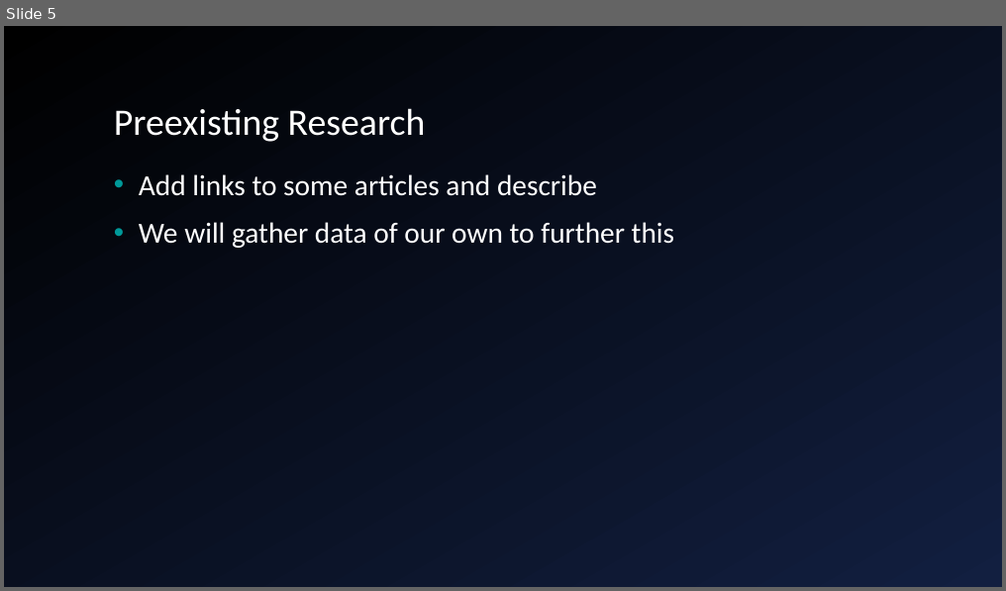
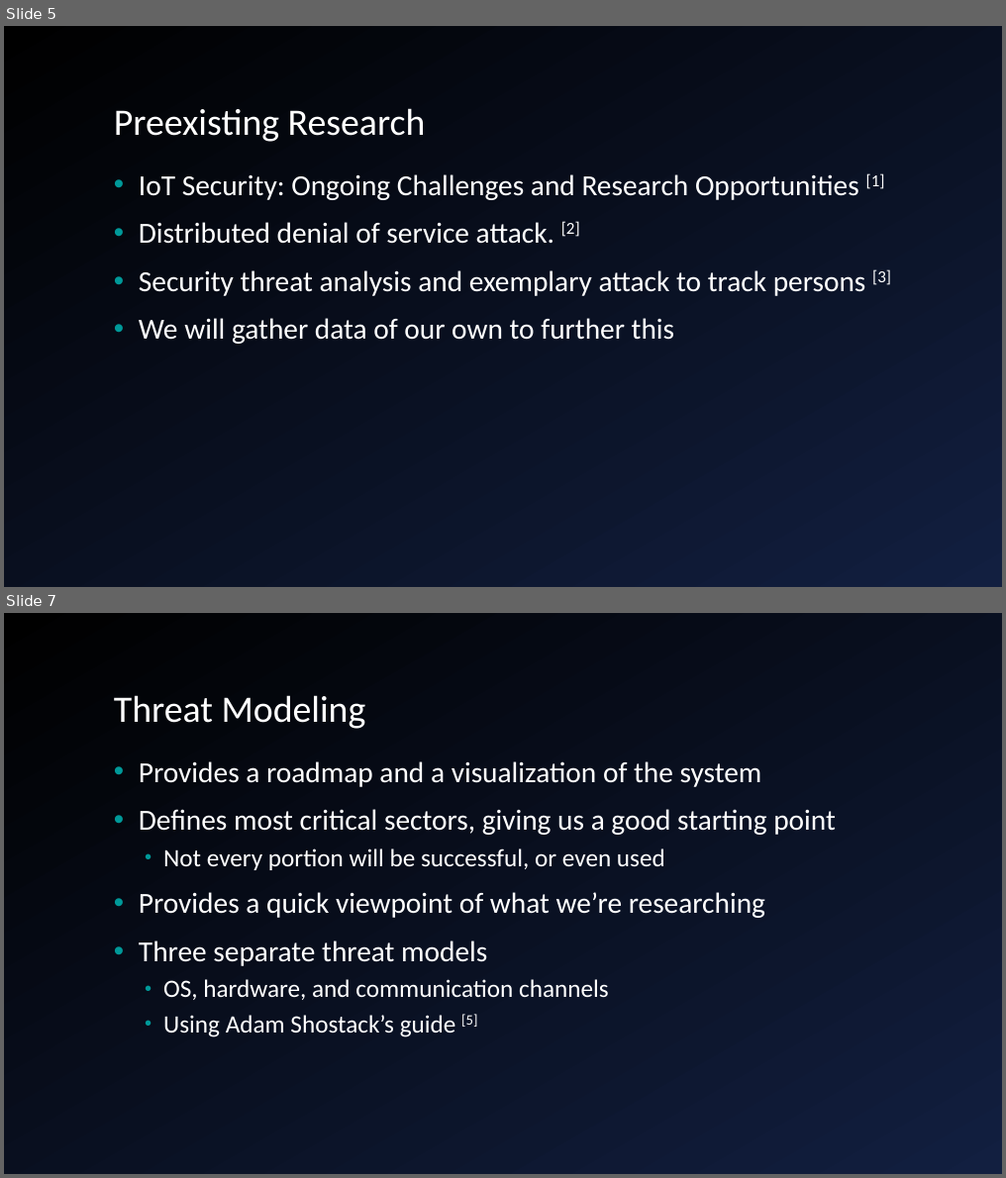
Before and after one commit to giacoppd/Security-For-Robotics, a slide deck: docs/progress_report/progress_report.ppt. Shown one above the other, each under a label of ours: slide 5 before the commit, slides 5 and 7 after it; the slides between them are not shown. The pictures are 1006x591 and 1006x1178 pixels, drawn with LibreOffice and Linux fonts; fonts in the diff are those of the drawing; background and template pictures are left out. Boxes give left, top, right and bottom in pixels: in the first picture for what was removed or moved away, otherwise in the second. Text is boxed around its words. In the diff, an @@ line names an element or a change of style, - is before the commit and + after.

```diff
--- a/docs/progress_report/progress_report.ppt
+++ b/docs/progress_report/progress_report.ppt
@@ slide 7 added at (x1=4, y1=613, x2=1002, y2=1174), background gradient #121F40 to #000000 @@
@@ title added at (x1=114, y1=695, x2=366, y2=729), 36 pt, text #FFFFFF @@
+Threat Modeling
@@ text added at (x1=139, y1=761, x2=836, y2=1038), 28 pt, text #FFFFFF @@
+• Provides a roadmap and a visualization of the system
+• Defines most critical sectors, giving us a good starting point
+  • Not every portion will be successful, or even used
+• Provides a quick viewpoint of what we’re researching
+• Three separate threat models
+  • OS, hardware, and communication channels
+  • Using Adam Shostack’s guide [5]
@@ slide 5 changed as well @@
@@ background gradient #000000 to #121F40 to gradient #121F40 to #000000 @@
@@ text at (x1=139, y1=174, x2=891, y2=296): text changed @@
-• Add links to some articles and describe
+• IoT Security: Ongoing Challenges and Research Opportunities [1]
+• Distributed denial of service attack. [2]
+• Security threat analysis and exemplary attack to track persons [3]
```
Also in this commit, not shown: 11 other slides changed, 4 other slides added, 3 slides removed.
